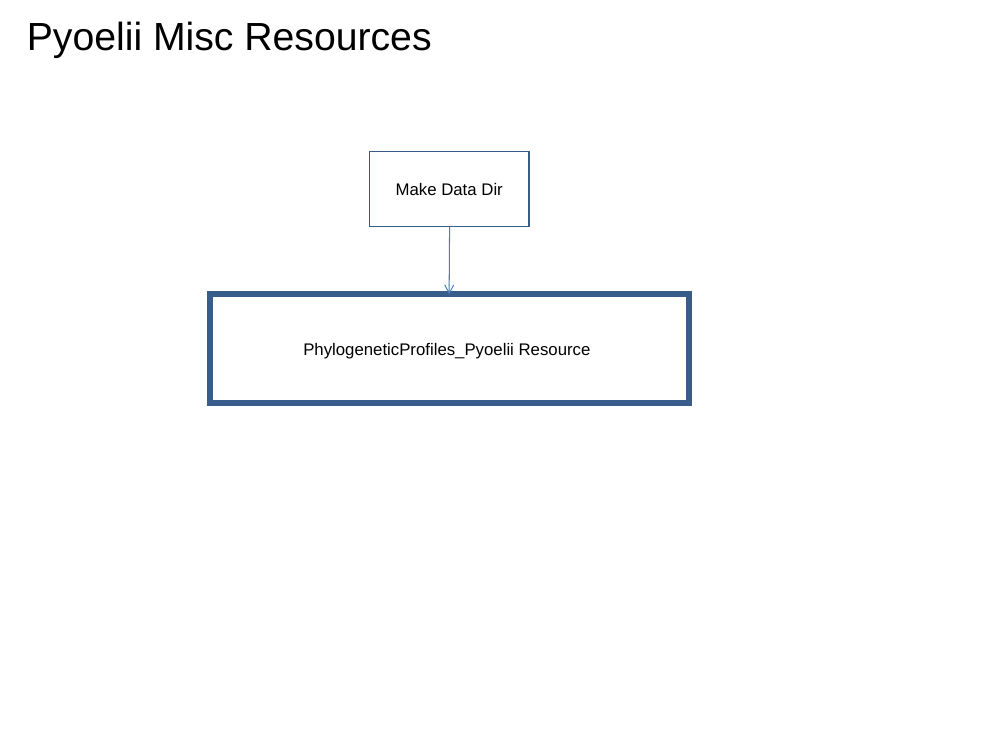
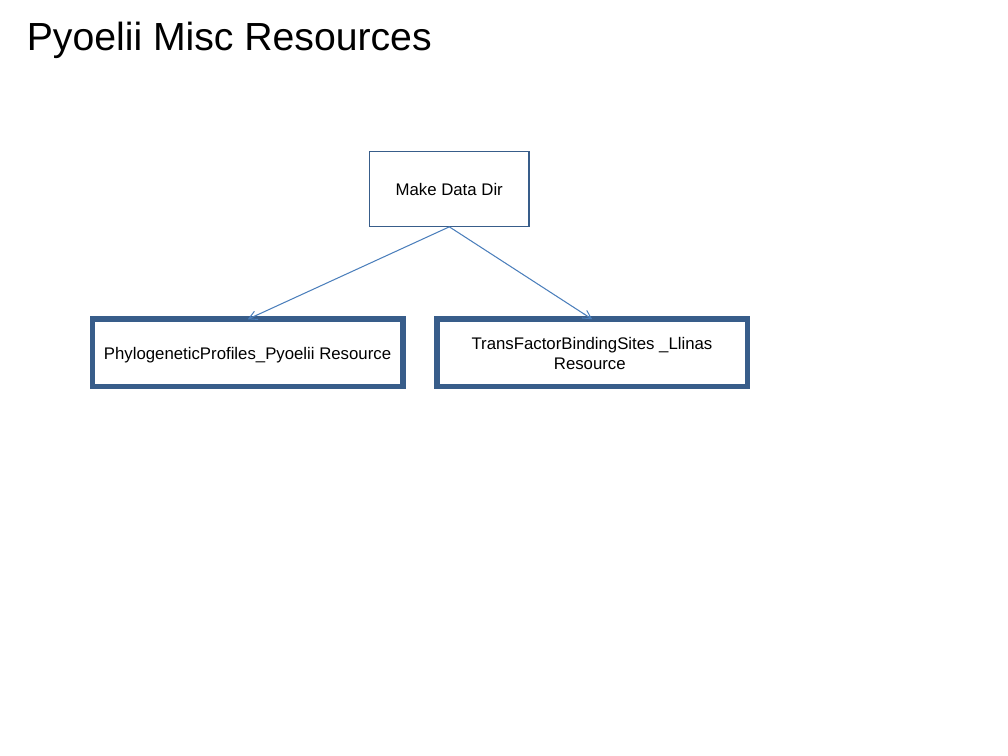
Before and after one commit to VEuPathDB/ApiCommonWorkflow, a slide deck: slide 46 of Main/doc/IntegratedWorkflow.ppt (slide 42 before the commit). Drawn at 1008x756 pixels with LibreOffice and Linux fonts; fonts in the diff are those of the drawing. Boxes give left, top, right and bottom in pixels: in the first picture for what was removed or moved away, otherwise in the second. Text is boxed around its words. In the diff, an @@ line names an element or a change of style, - is before the commit and + after.

```diff
--- a/Main/doc/IntegratedWorkflow.ppt
+++ b/Main/doc/IntegratedWorkflow.ppt
@@ arrow added from (450, 227) to (248, 320), #4A7EBB 0.74 pt @@
@@ arrow moved from (450, 227) - (450, 294) to (450, 227) - (592, 320) @@
@@ rectangle "PhylogeneticProfiles_Pyoelii Resource": place and size @@
-rectangle "PhylogeneticProfiles_Pyoelii Resource" at box(210, 294, 688, 403)
+rectangle "PhylogeneticProfiles_Pyoelii Resource" at box(93, 320, 403, 387)
@@ rectangle added at box(436, 320, 747, 387), outline #385D8A 4 pt, 12 pt, text #000000 @@
+TransFactorBindingSites _Llinas Resource
```
Also in this commit, not shown: 5 other slides changed, 4 slides added.
